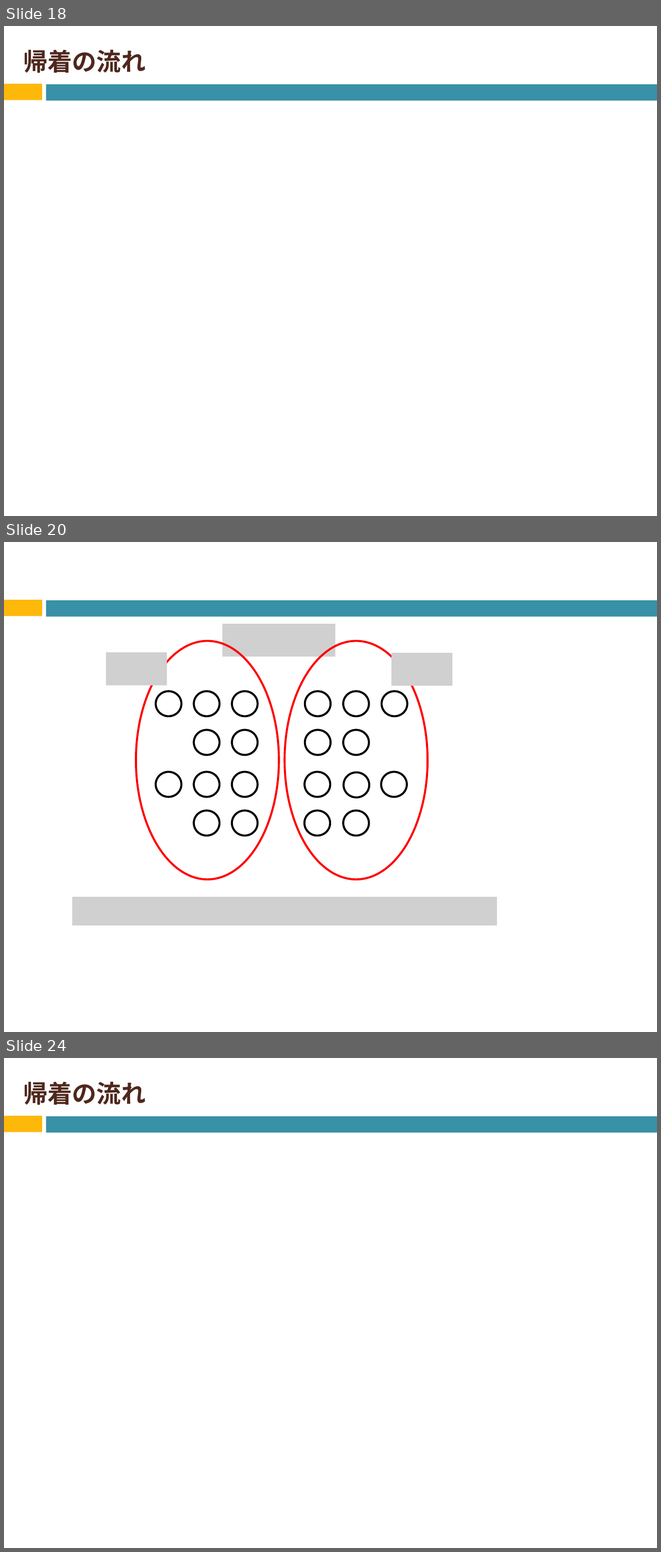
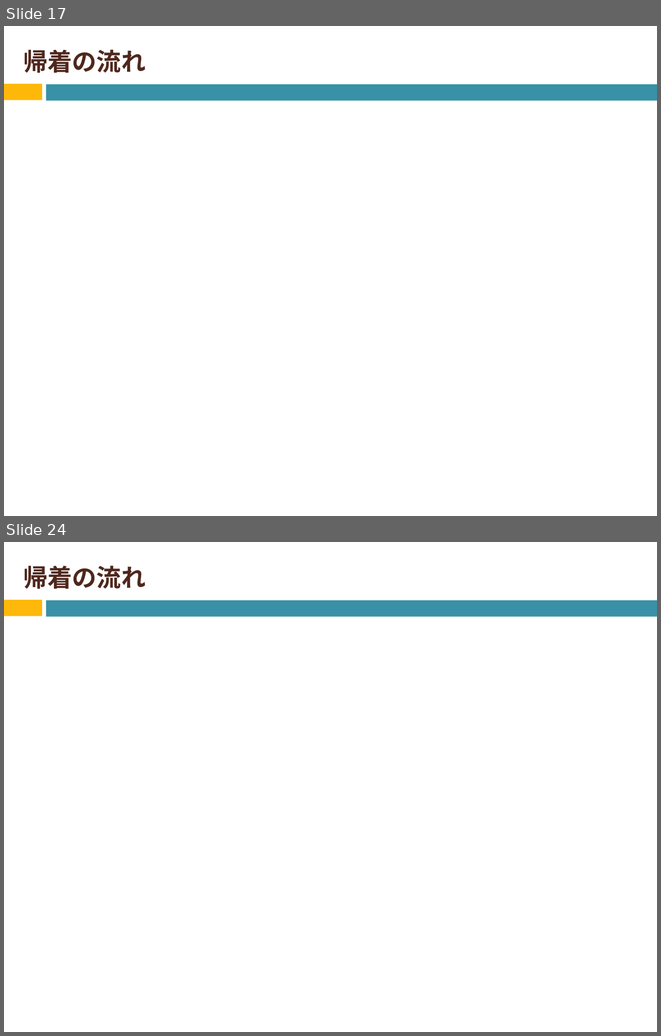
Before and after one commit to Izulabo-nitech/Distributed_Complexity_of_k-Maximal_Independent_Set_Verification, a slide deck: LAsy/LA用発表資料.pptx. Shown one above the other, each under a label of ours: slides 18, 20 and 24 before the commit, slides 17 and 24 after it; the slides between them are not shown. The pictures are 661x1552 and 661x1036 pixels, drawn with LibreOffice and Linux fonts; fonts in the diff are those of the drawing; grey boxes stand for pictures. Boxes give left, top, right and bottom in pixels: in the first picture for what was removed or moved away, otherwise in the second. Text is boxed around its words. In the diff, an @@ line names an element or a change of style, - is before the commit and + after.

```diff
--- a/LAsy/LA用発表資料.pptx
+++ b/LAsy/LA用発表資料.pptx
@@ slide 20 removed at (4, 542, 657, 1032), background #FFFFFF; not listed: 2 template elements that a slide beside it also shows @@
@@ picture removed at (223, 624, 336, 656) @@
@@ picture removed at (106, 652, 167, 685) @@
@@ ellipse removed at (136, 641, 279, 879) @@
@@ ellipse removed at (285, 641, 428, 879) @@
@@ picture removed at (391, 653, 452, 686) @@
@@ ellipse removed at (156, 691, 181, 716) @@
@@ ellipse removed at (194, 691, 220, 716) @@
@@ ellipse removed at (232, 691, 257, 716) @@
@@ ellipse removed at (305, 691, 330, 716) @@
@@ ellipse removed at (344, 691, 369, 716) @@
@@ ellipse removed at (381, 691, 407, 716) @@
@@ ellipse removed at (194, 730, 220, 755) @@
@@ ellipse removed at (232, 730, 257, 755) @@
@@ ellipse removed at (305, 730, 330, 755) @@
@@ ellipse removed at (344, 730, 369, 755) @@
@@ ellipse removed at (156, 772, 181, 796) @@
@@ ellipse removed at (194, 772, 220, 796) @@
@@ ellipse removed at (232, 772, 257, 796) @@
@@ ellipse removed at (305, 772, 330, 796) @@
@@ ellipse removed at (344, 773, 369, 797) @@
@@ ellipse removed at (381, 772, 407, 796) @@
@@ ellipse removed at (194, 810, 220, 835) @@
@@ ellipse removed at (232, 810, 257, 835) @@
@@ ellipse removed at (305, 810, 330, 835) @@
@@ ellipse removed at (344, 810, 369, 835) @@
@@ picture removed at (72, 897, 497, 925) @@
@@ what was slide 18 is now slide 17 @@
```
Also in this commit, not shown: 3 slides changed, 7 slides added, 12 other slides removed.
